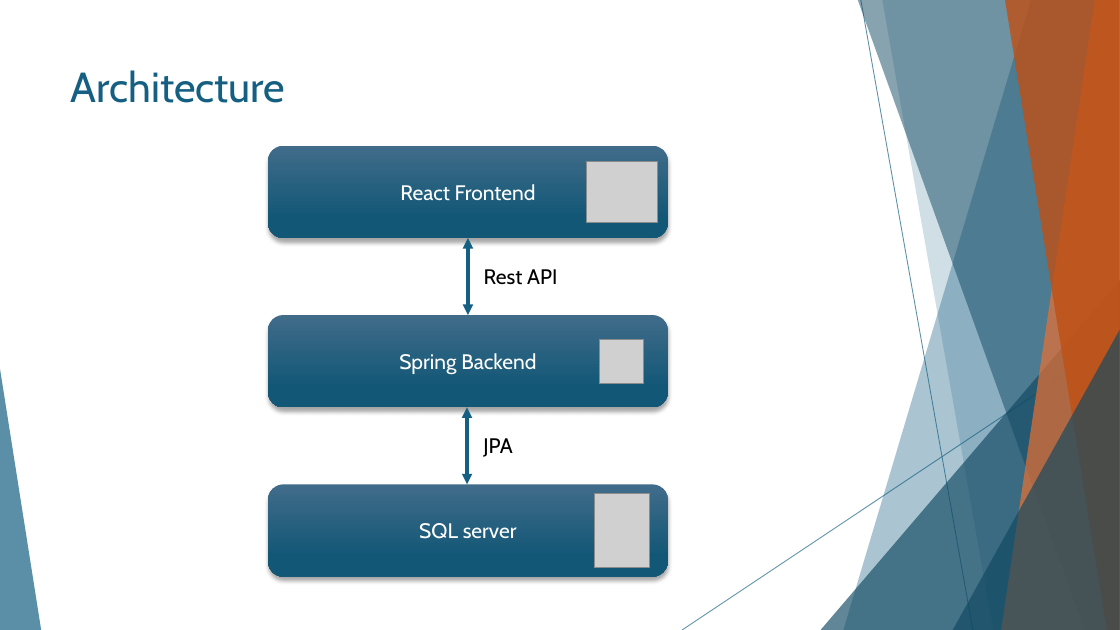
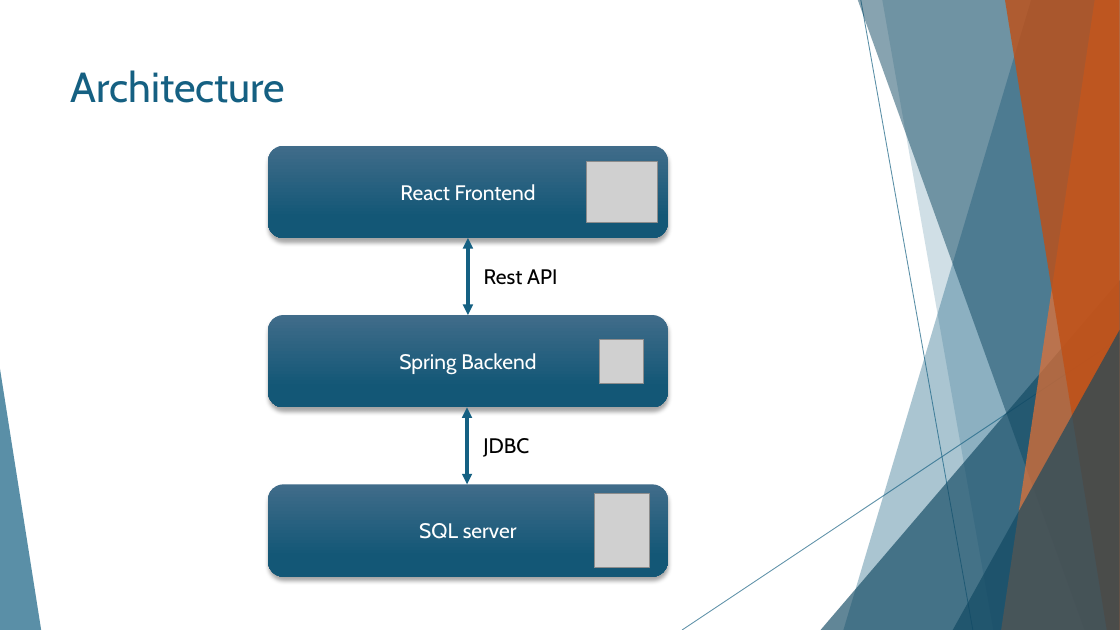
Before and after one commit to julcsi333/appointment-app, a slide deck: slide 3 of docs/Online időpontfoglaló fullstack webalkalmazás fejlesztése.pptx (slide 4 before the commit). Drawn at 1120x630 pixels with LibreOffice and Linux fonts; fonts in the diff are those of the drawing; grey boxes stand for pictures. Boxes give left, top, right and bottom in pixels: in the first picture for what was removed or moved away, otherwise in the second. Text is boxed around its words. In the diff, an @@ line names an element or a change of style, - is before the commit and + after.

```diff
--- a/docs/Online időpontfoglaló fullstack webalkalmazás fejlesztése.pptx
+++ b/docs/Online időpontfoglaló fullstack webalkalmazás fejlesztése.pptx
@@ text at (483,438,529,457): text changed @@
-JPA
+JDBC
```
Also in this commit, not shown: 3 other slides changed, 2 slides added, 2 slides removed, 2 other files.
